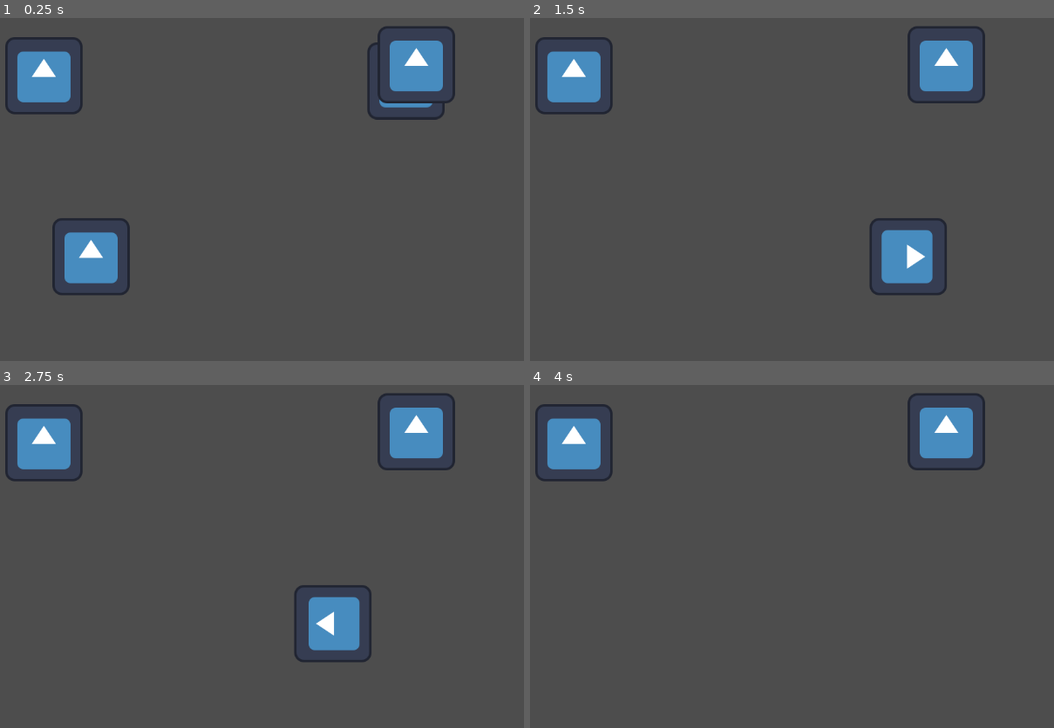
Above: before the commit, frames 1-4 (two rows, left to right).
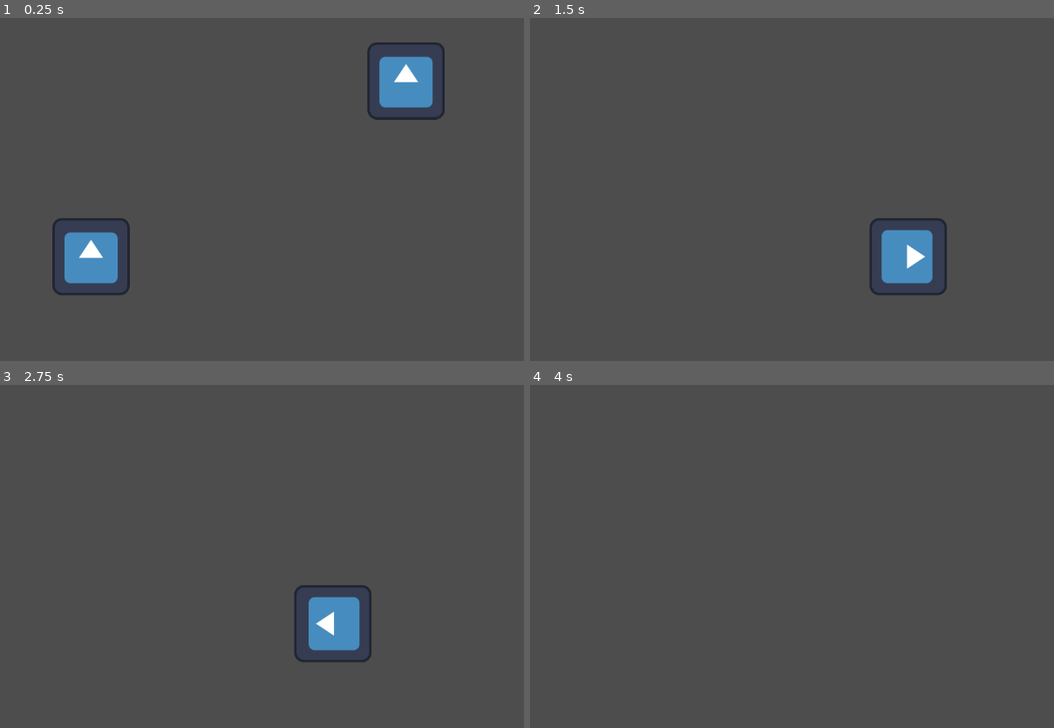
Above: after the commit, the same moments.

Repository: whizary/Pizza-Delivery
Game: Godot game, scene res://main.tscn
Two runs of this game, one before a commit and one after it. Both use one fixed random seed, a clock stepped at 60 frames per second and the inputs below. The engine's default icon, where the game draws it, is replaced by a stand-in: a white triangle on a blue panel in a dark square.
Inputs:
- Up to frame 1 (0.25 s): no input
- Up to frame 2 (1.5 s): tap Enter (ui_accept) at 0.5, 0.77 s; hold D (move_right) from 0.53 s (still down)
- Up to frame 3 (2.75 s): tap Enter (ui_accept) at 1.52 s; release D (move_right) at 2.03 s; hold A (move_left) from 2.03 s (still down)
- Up to frame 4 (4 s): release A (move_left) at 2.78 s; hold D (move_right) from 2.78 s (still down); tap Enter (ui_accept) at 3.02, 3.77 s

The runs differ from the first frame. In frame 1, 3.8% of the frame differs, in the area x 0-87%, y 2-29%; in frame 2, 3.9%; in frame 3, 3.9%; in frame 4, 3.9%.

Commit message:
Update main.tscn

Diff:
--- a/main.tscn
+++ b/main.tscn
@@ -19,37 +19,7 @@
 position = Vector2(463, 14)
 texture = ExtResource("2_a1g5q")
 
-[node name="Tileset" type="Sprite2D" parent="."]
-position = Vector2(573, 310)
-scale = Vector2(8.36719, 5.8125)
-
 [node name="Icon" type="Sprite2D" parent="."]
 position = Vector2(436, 475)
 texture = ExtResource("2_a1g5q")
 script = ExtResource("3_yc4ao")
-
-[node name="Icon2" type="Sprite2D" parent="."]
-position = Vector2(974, 157)
-texture = ExtResource("2_a1g5q")
-
-[node name="Node2D" type="Node2D" parent="."]
-position = Vector2(616, 409)
-
-[node name="CollisionPolygon2D" type="CollisionPolygon2D" parent="Node2D"]
-position = Vector2(-194, -45)
-
-[node name="Container" type="Container" parent="Node2D/CollisionPolygon2D"]
-offset_left = -194.0
-offset_top = 197.0
-offset_right = -154.0
-offset_bottom = 237.0
-
-[node name="NinePatchRect" type="NinePatchRect" parent="."]
-offset_left = 199.0
-offset_top = 264.0
-offset_right = 239.0
-offset_bottom = 304.0
-
-[node name="Icon3" type="Sprite2D" parent="."]
-position = Vector2(358, 175)
-texture = ExtResource("2_a1g5q")
